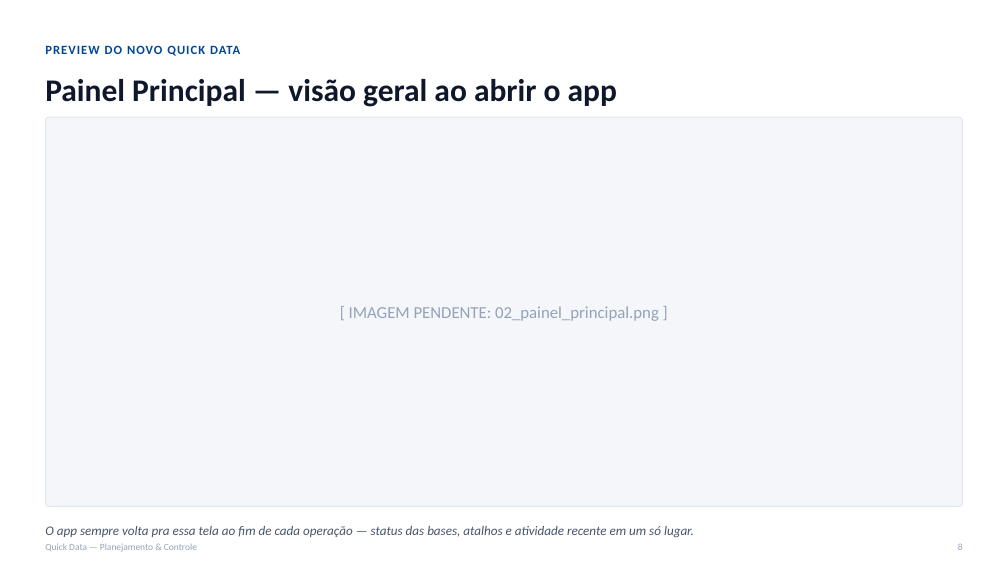
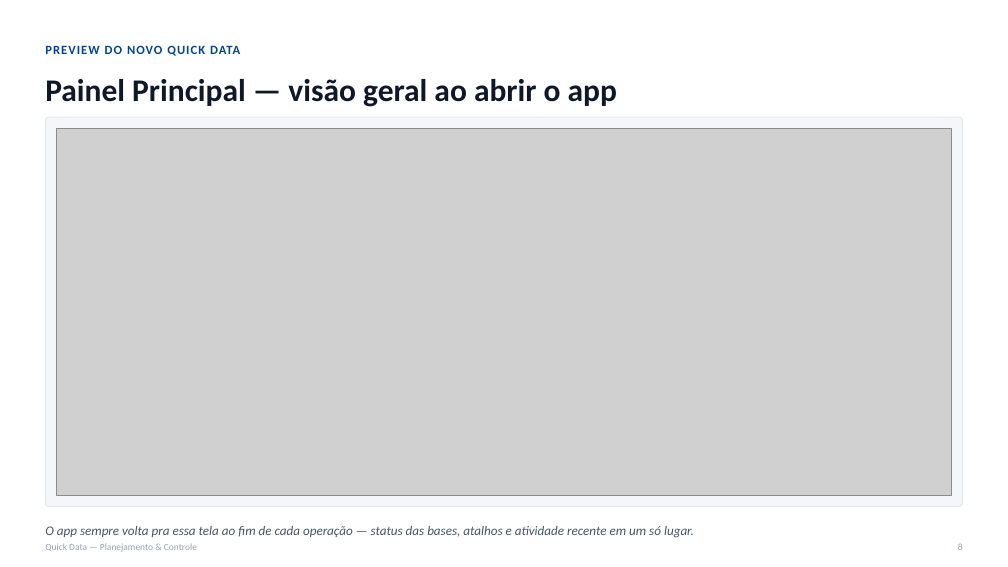
Before and after one commit to Guilhermekek/Quick_Data, a slide deck: slide 8 of docs/apresentacao/Quick_Data_Apresentacao.pptx. Drawn at 1008x567 pixels with LibreOffice and Linux fonts; fonts in the diff are those of the drawing; grey boxes stand for pictures. Boxes give left, top, right and bottom in pixels: in the first picture for what was removed or moved away, otherwise in the second. Text is boxed around its words. In the diff, an @@ line names an element or a change of style, - is before the commit and + after.

```diff
--- a/docs/apresentacao/Quick_Data_Apresentacao.pptx
+++ b/docs/apresentacao/Quick_Data_Apresentacao.pptx
@@ picture added at bbox=[57, 129, 951, 495] @@
@@ text removed at bbox=[349, 306, 659, 321] @@
-[ IMAGEM PENDENTE: 02_painel_principal.png ]
```
Also in this commit, not shown: 4 other slides changed, 9 other files.
